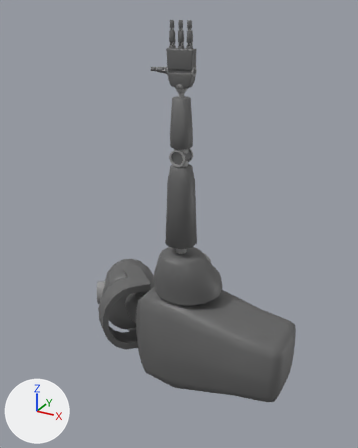
An edit to the FBX model Assets/Models/ironGiant.fbx, drawn before and after from the same camera.
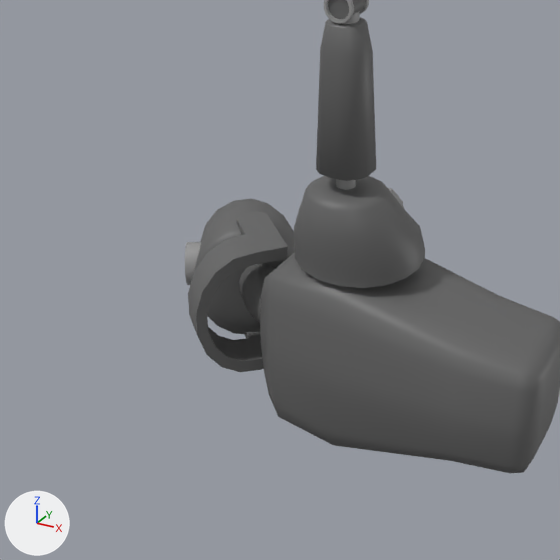
There are two pictures of each version: one whole from a camera (50 mm lens) standing at (21.5, -39.6, 18.9) and looking at (-2.6, 4.2, -3.1), one close up on the part from 0% to 82% of the width and 35% to 100% of the height. Every picture has the same lights, and +X, +Y and +Z are marked at lower left. Where no turn or scale is listed for an object, it has been applied to the vertices.

In view in the first close-up: 'Circle.010', 'Circle.012', 'arm', 'arm.001'.
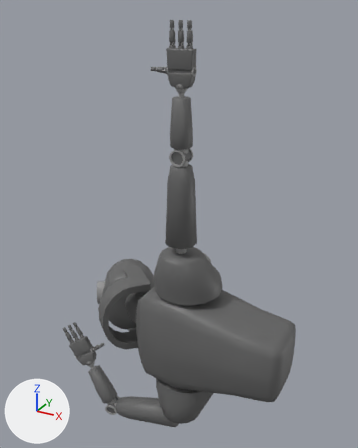
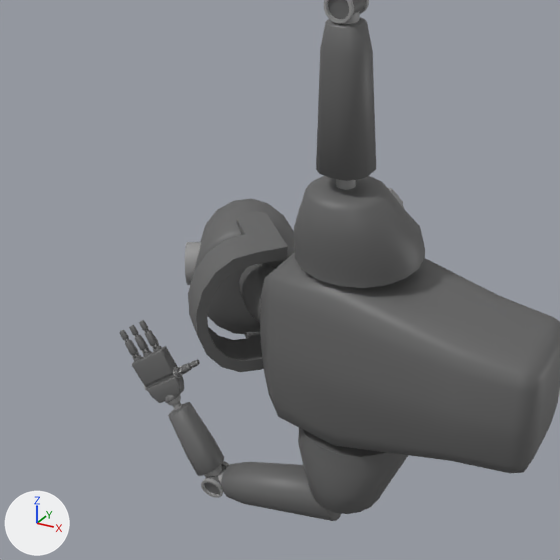
Boxes [x1, y1, x2, y2] around the edits, measured in the close-ups (560 x 560 px):
'arm', reshaped: before [260, 176, 560, 473]; after [260, 176, 560, 514]
'arm.002', added: after [201, 461, 342, 521]
'forearm.001', added: after [168, 395, 224, 478]
'palm2.001', added: after [132, 346, 177, 386]
'palm1.001', added: after [144, 366, 184, 403]
'Circle.019', added: after [145, 330, 159, 349]
'Circle.017', added: after [125, 340, 140, 359]
'Circle.018', added: after [135, 335, 149, 354]
'finger1-1.001', added: after [178, 363, 192, 375]
'Circle.014', added: after [119, 330, 129, 342]
'Circle.016', added: after [139, 320, 149, 333]
'Circle.015', added: after [129, 325, 139, 337]
'Circle.020', added: after [190, 359, 200, 368]
part 1 of me_circle_005, added: after [298, 428, 408, 514]

The change, as a diff of the scene's bpy script:
```diff
--- a/Assets/Models/ironGiant.fbx.py
+++ b/Assets/Models/ironGiant.fbx.py
@@ me_circle_005 @@
 me_circle_005.from_pydata(...)  # 306 vertices, 291 faces; spans x -10.7..5.7, y -4.6..4.7, z -8.9..8.3
 # used by ob_arm; location = (3.25, 1.71, -14.69); rotation_euler = (0.0, 1.571, 0.0), in degrees (0, 90, 0)
+# me_circle_005 part 1: the loose piece of 170 vertices spanning x -10.7..-4.8, y -3.9..4.7, z -6.9..0.4 is copied, and the copy is mirrored in x about the mesh origin; it spans x 4.7..10.7, y -3.9..4.7, z -6.9..0.4
 me_circle_005.materials.append(mat_colorgriditems)
@@ ob_circle_015 @@
+ob_circle_015 = bpy.data.objects.new('Circle.015', me_circle_025)  # 324 vertices, 292 faces; spans x -0.166..0.529, y -0.186..0.174, z -0.666..0.171
+ob_circle_015.parent = ob_circle_018
+ob_circle_015.location = (0.666, -0.0192, -0.98)
@@ ob_circle_018 @@
+ob_circle_018 = bpy.data.objects.new('Circle.018', me_circle_028)  # 324 vertices, 292 faces; spans x -0.255..0.778, y -0.286..0.25, z -1.003..0.263
+ob_circle_018.parent = ob_palm2_001
+ob_circle_018.location = (1.262, -0.0152, -1.863)
@@ ob_palm2_001 @@
+ob_palm2_001 = bpy.data.objects.new('palm2.001', me_circle_030)  # 284 vertices, 234 faces; spans x -0.92..2.11, y -0.81..0.76, z -2.33..0.58
+ob_palm2_001.parent = ob_palm1_001
+ob_palm2_001.location = (0.833, -0.0728, -1.19)
@@ ob_palm1_001 @@
+ob_palm1_001 = bpy.data.objects.new('palm1.001', me_circle_031)  # 447 vertices, 412 faces; spans x -0.67..2.08, y -0.87..0.71, z -2.22..0.41
+ob_palm1_001.parent = ob_forearm_001
+ob_palm1_001.location = (3.537, -0.315, -5.082)
@@ ob_forearm_001 @@
+ob_forearm_001 = bpy.data.objects.new('forearm.001', me_circle_034)  # 290 vertices, 290 faces; spans x -0.31..4.03, y -1.16..0.99, z -5.57..0.07
+ob_forearm_001.parent = ob_arm_002
+ob_forearm_001.location = (-9.238, -0.849, 2.235)
+ob_forearm_001.rotation_euler = (0.0, 0.0, -3.142)  # degrees (0, 0, -180)
@@ ob_arm_002 @@
+ob_arm_002 = bpy.data.objects.new('arm.002', me_circle_036)  # 342 vertices, 309 faces; spans x -10.12..0.54, y -1.88..1.45, z -1.38..3.14
+ob_arm_002.parent = ob_arm
+ob_arm_002.location = (10.86, -1.708, -3.25)
+ob_arm_002.rotation_euler = (3.142, 1.571, 0.0)  # degrees (180, 90, 0)
+ob_arm_002.scale = (-1.0, -1.0, -1.0)
@@ ob_circle_019 @@
+ob_circle_019 = bpy.data.objects.new('Circle.019', me_circle_029)  # 324 vertices, 292 faces; spans x -0.255..0.778, y -0.286..0.25, z -1.003..0.263
+ob_circle_019.parent = ob_palm2_001
+ob_circle_019.location = (0.594, -0.281, -2.311)
@@ ob_circle_016 @@
+ob_circle_016 = bpy.data.objects.new('Circle.016', me_circle_026)  # 324 vertices, 292 faces; spans x -0.166..0.529, y -0.186..0.174, z -0.666..0.171
+ob_circle_016.parent = ob_circle_019
+ob_circle_016.location = (0.666, -0.0192, -0.98)
@@ ob_finger1_1_001 @@
+ob_finger1_1_001 = bpy.data.objects.new('finger1-1.001', me_circle_032)  # 324 vertices, 292 faces; spans x -0.705..0.317, y -0.425..0.317, z -0.611..0.314
+ob_finger1_1_001.parent = ob_palm1_001
+ob_finger1_1_001.location = (-0.447, -0.586, -2.042)
@@ ob_circle_017 @@
+ob_circle_017 = bpy.data.objects.new('Circle.017', me_circle_027)  # 324 vertices, 292 faces; spans x -0.255..0.778, y -0.286..0.25, z -1.003..0.263
+ob_circle_017.parent = ob_palm2_001
+ob_circle_017.location = (1.923, 0.248, -1.419)
@@ ob_circle_020 @@
+ob_circle_020 = bpy.data.objects.new('Circle.020', me_circle_033)  # 324 vertices, 292 faces; spans x -0.54..0.172, y -0.314..0.172, z -0.444..0.17
+ob_circle_020.parent = ob_finger1_1_001
+ob_circle_020.location = (-0.665, -0.237, -0.498)
@@ ob_circle_014 @@
+ob_circle_014 = bpy.data.objects.new('Circle.014', me_circle_024)  # 324 vertices, 292 faces; spans x -0.166..0.529, y -0.186..0.174, z -0.666..0.171
+ob_circle_014.parent = ob_circle_017
+ob_circle_014.location = (0.666, -0.0192, -0.98)
```
